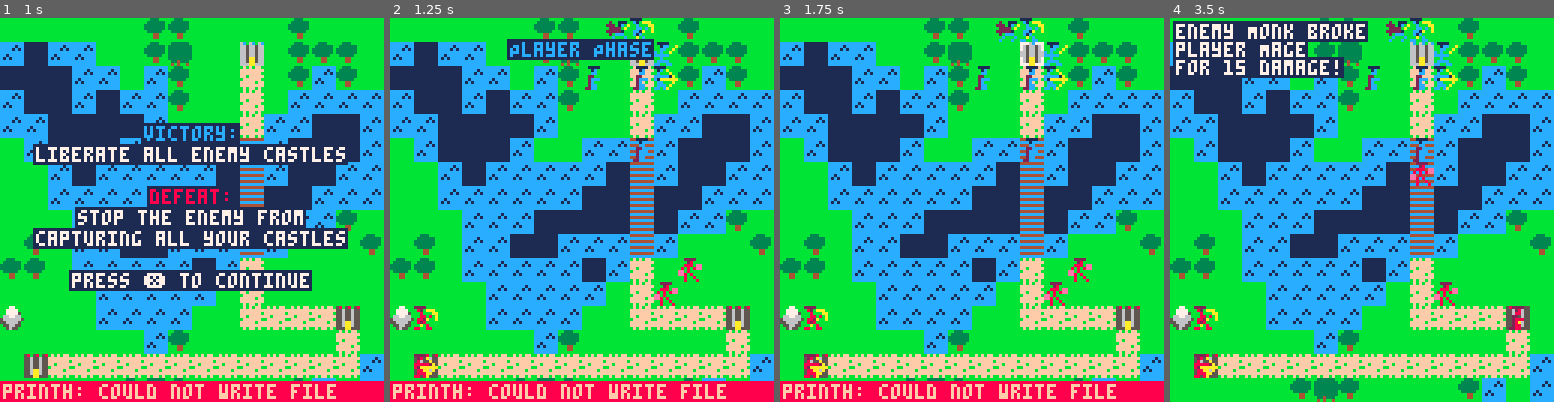
Above: before the commit, frames 1-4 (left to right).
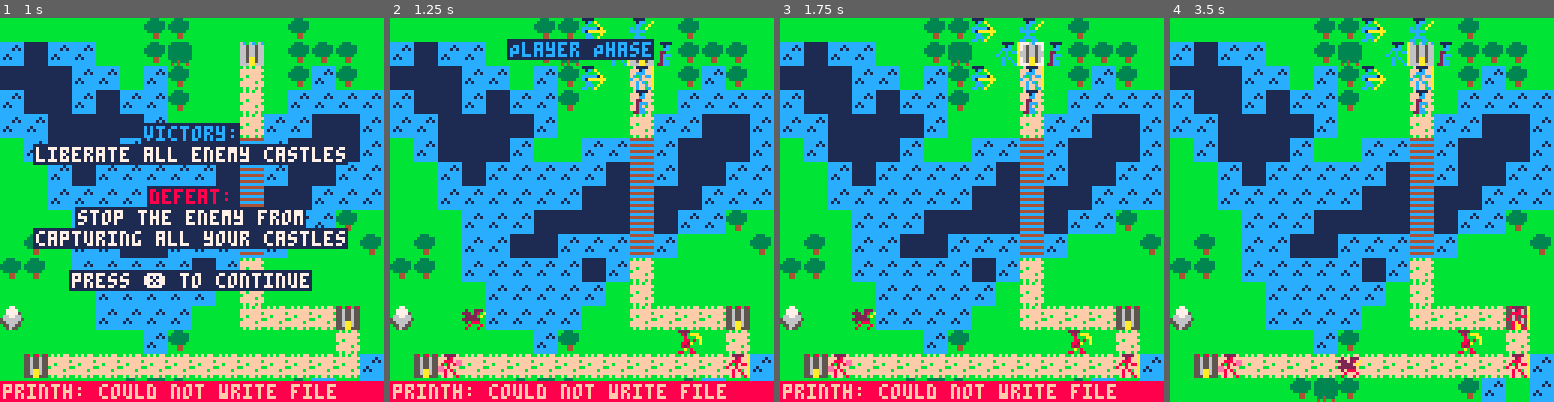
Above: after the commit, the same moments.

Repository: stavguo/pico-saga
Game: PICO-8 cartridge ftrpg.p8
Same seed, same stepped clock (60 frames per second), same inputs: the game is played once before the commit and once after it.
Inputs:
- Up to frame 1 (1 s): tap X (X key) at 0.33 s; tap O (Z key) at 0.7 s
- Up to frame 2 (1.25 s): tap X (X key) at 1.07 s
- Up to frame 3 (1.75 s): hold Right from 1.6 s (still down); tap O (Z key) at 1.7 s
- Up to frame 4 (3.5 s): tap X (X key) at 1.85, 2.97 s; release Right at 2.1 s; tap O (Z key) every 0.4 s from 2.1 to 3.3 s; hold Up 2.15-2.42 s; hold Right 2.47-3.03 s; hold Left from 3.08 s (still down)

Frame 1 is identical in both runs. In frame 2, 3.0% of the frame differs, in the area x 6-94%, y 0-94%; in frame 3, 3.2%; in frame 4, 9.1%, in the area x 0-94%, y 0-94%.

Commit message:
Fixed issue with player spawning on castle

Diff:
--- a/src/globals.lua
+++ b/src/globals.lua
@@ -17,9 +17,9 @@
     [3] = 2 , -- FOREST
     [4] = 4 , -- THICKET
     [2] = 4 , -- SHOAL
-    [5] = 0.5, -- ROAD
-    [16] = 0.5, -- BRIDGE
-    [17] = 0.5 -- BRIDGE
+    [5] = 1, -- ROAD
+    [16] = 1, -- BRIDGE
+    [17] = 1 -- BRIDGE
 }
 
 -- Terrain Effects on Hit Rate
--- a/src/unit.lua
+++ b/src/unit.lua
@@ -85,6 +85,7 @@
     local traversable_tiles = find_traversable_tiles(castle_idx, distance_from, function (idx)
         return UNITS[idx] == nil and TERRAIN_COSTS[map_get(idx)]
     end)
+    traversable_tiles[castle_idx] = nil
     traversable_tiles = get_keys(traversable_tiles)
     SHUFFLE(traversable_tiles)
     return traversable_tiles
